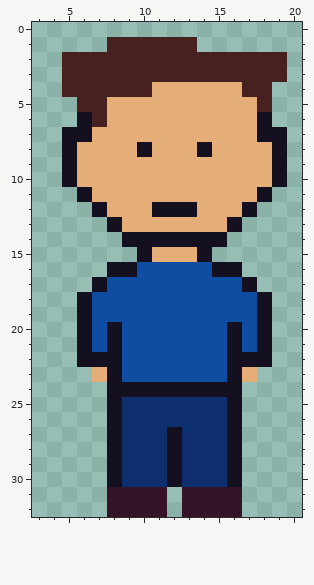
File history of a pixel-art sprite, Assets/customer_blue.png. Above: the version before the commit.
The file is 25x33 pixels. Shown: x 3..20, y 0..32.
Once edited:
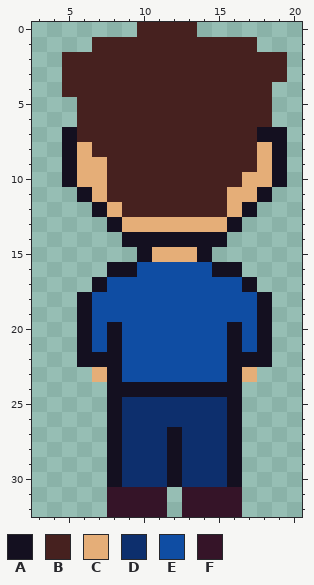
Palette (. is transparent): A #141020  B #46211f  C #e5ae78  D #0d2f6d  E #0f4da3  F #351428
Changes in this commit:
y 0: x 10..13 .... -> BBBB
y 1: x 7 . -> B; x 14..17 .... -> BBBB
y 4: x 11..16 CCCCCC -> BBBBBB
y 5: x 8..17 CCCCCCCCCC -> BBBBBBBBBB
y 6: x 6 A -> B; x 8..18 CCCCCCCCCCA -> BBBBBBBBBBB
y 7: x 6..17 ACCCCCCCCCCC -> BBBBBBBBBBBB
y 8: x 7..17 CCCACCCACCC -> BBBBBBBBBBB
y 9: x 8..17 CCCCCCCCCC -> BBBBBBBBBB
y 10: x 8..16 CCCCCCCCC -> BBBBBBBBB
y 11: x 8..15 CCCCCCCC -> BBBBBBBB
y 12: x 9..15 CCAAACC -> BBBBBBB
Pixel boxes of the changes (left, top, right, bottom) in both pictures:
changed: (77, 22, 272, 217)
